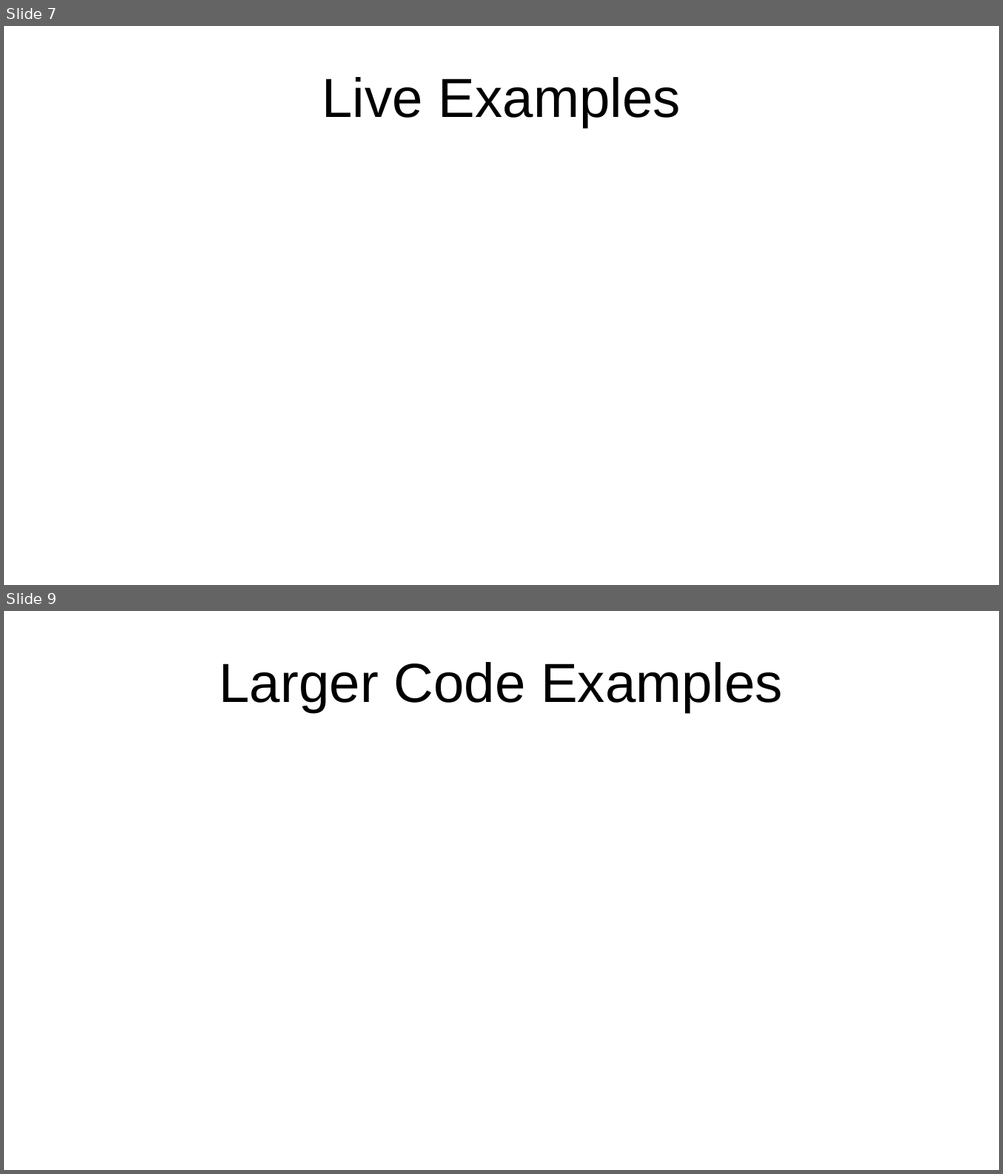
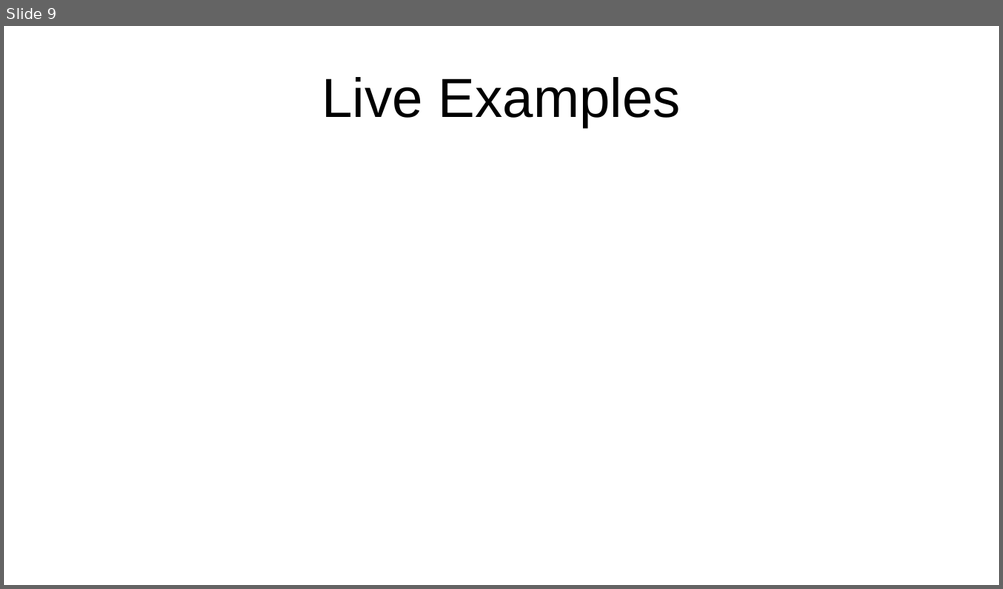
Before and after one commit to kfp/kotlin-intro, a slide deck: present.odp. Shown one above the other, each under a label of ours: slides 7 and 9 before the commit, slide 9 after it; the slides between them are not shown. The pictures are 1003x1174 and 1003x589 pixels, drawn with LibreOffice and Linux fonts; fonts in the diff are those of the drawing. Boxes give left, top, right and bottom in pixels: in the first picture for what was removed or moved away, otherwise in the second. Text is boxed around its words. In the diff, an @@ line names an element or a change of style, - is before the commit and + after.

```diff
--- a/present.odp
+++ b/present.odp
@@ slide 9 removed at (4, 611, 999, 1170), background #FFFFFF @@
@@ title removed at (219, 662, 782, 712) @@
-Larger Code Examples
@@ what was slide 7 is now slide 9 @@
```
Also in this commit, not shown: 3 slides changed, 2 slides added.
